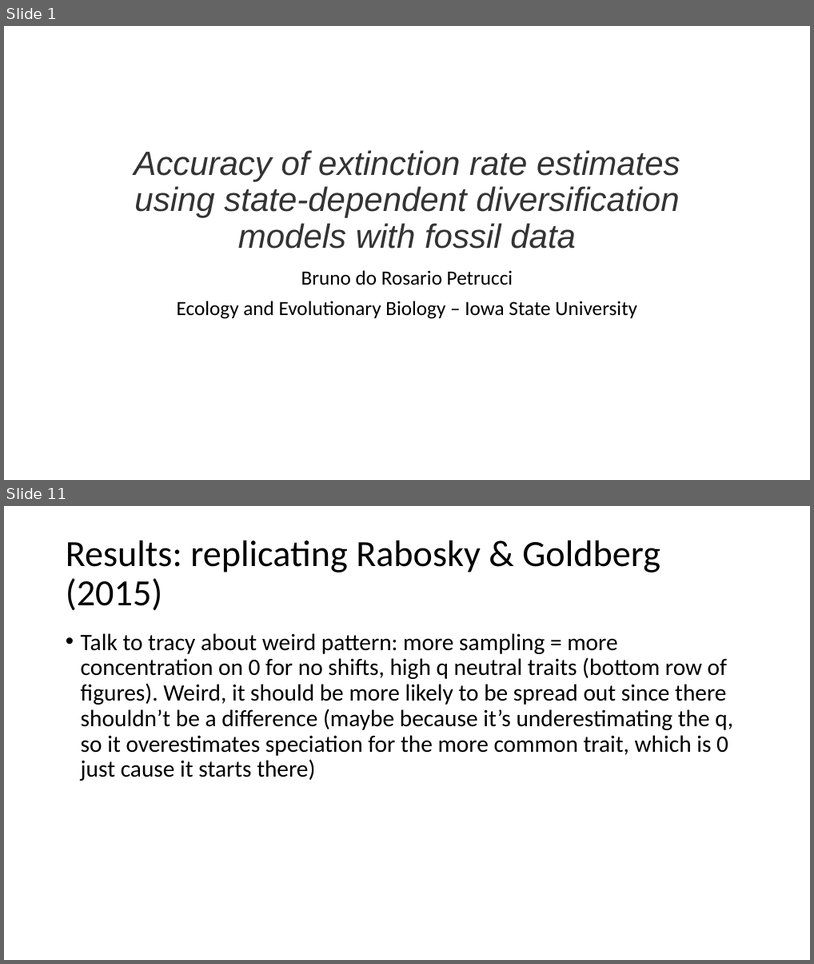
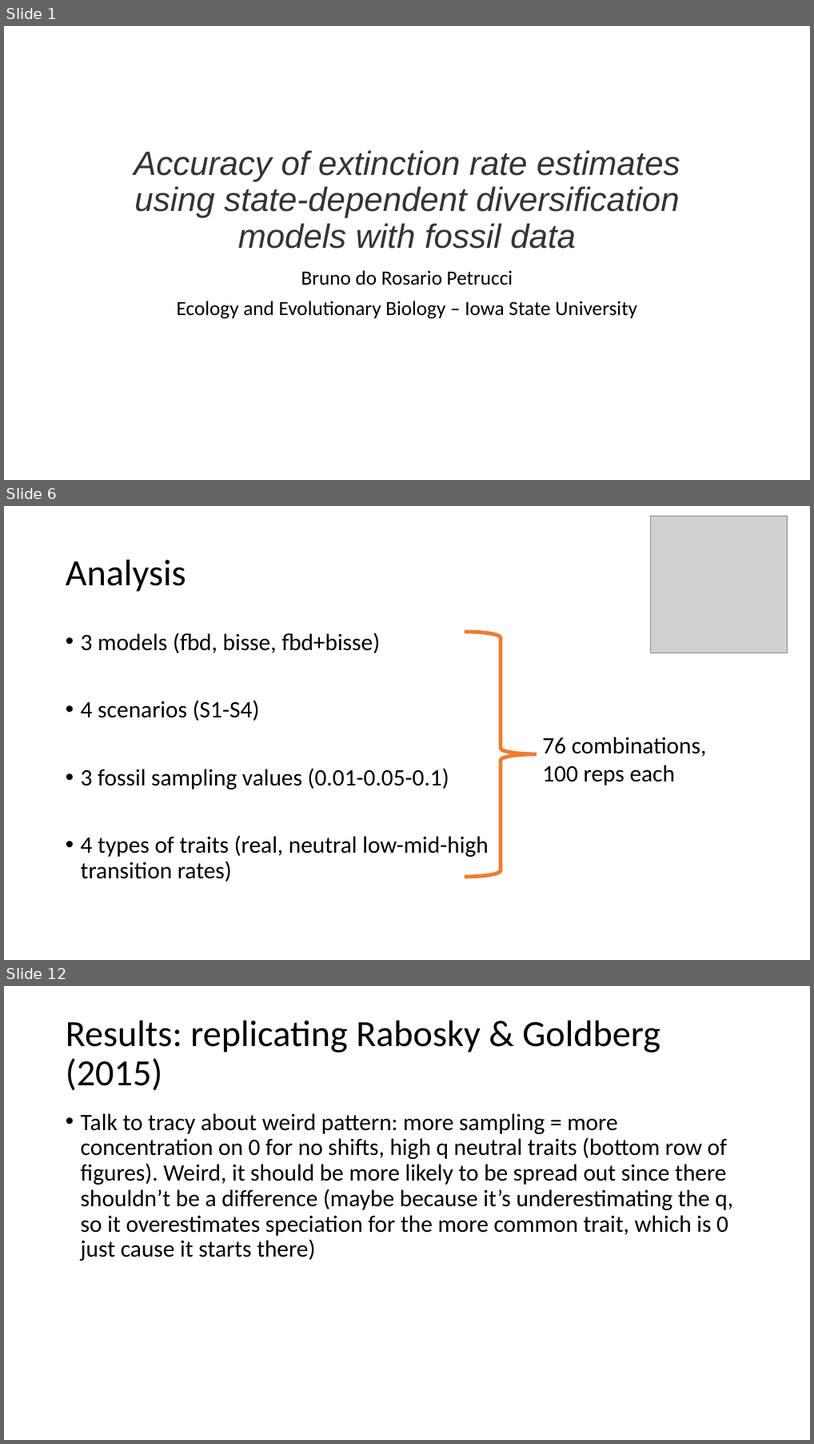
Before and after one commit to brpetrucci/ssetests_chap1, a slide deck: presentation/evol_2023.pptx. Shown one above the other, each under a label of ours: slides 1 and 11 before the commit, slides 1, 6 and 12 after it; the slides between them are not shown. The pictures are 814x964 and 814x1444 pixels, drawn with LibreOffice and Linux fonts; fonts in the diff are those of the drawing; grey boxes stand for pictures. Boxes give left, top, right and bottom in pixels: in the first picture for what was removed or moved away, otherwise in the second. Text is boxed around its words. In the diff, an @@ line names an element or a change of style, - is before the commit and + after.

```diff
--- a/presentation/evol_2023.pptx
+++ b/presentation/evol_2023.pptx
@@ slide 6 added at [4,506,810,960], background #FFFFFF @@
@@ picture added at [650,516,788,653] @@
@@ title added at [66,560,186,592], 44 pt, text #000000 @@
+Analysis
@@ text added at [81,632,488,881], 28 pt, text #000000 @@
+• 3 models (fbd, bisse, fbd+bisse)
+• 4 scenarios (S1-S4)
+• 3 fossil sampling values (0.01-0.05-0.1)
+• 4 types of traits (real, neutral low-mid-high transition rates)
@@ right brace added at [465,632,537,877], outline #ED7D31 4.5 pt @@
@@ text added at [542,736,707,785], 28 pt, text #000000 @@
+76 combinations, 100 reps each
@@ what was slide 11 is now slide 12 @@
```
Also in this commit, not shown: 4 slides changed, 17 other slides added, 8 slides removed, 5 other files.
